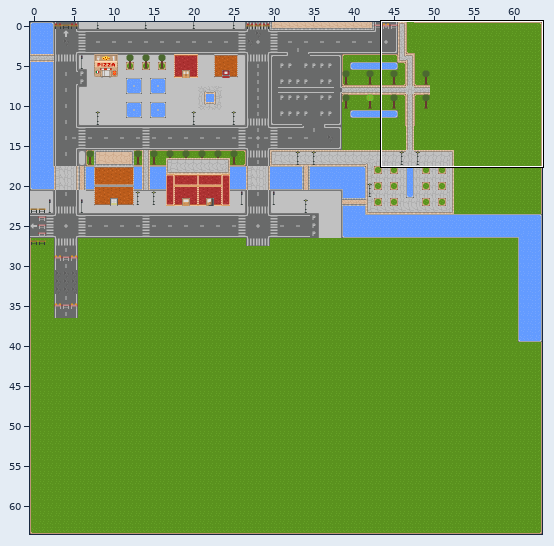
Two versions of a level (Tiled map (JSON), assets/map/map1.json). Above, an overview of the earlier version with the close-up marked.
Close-up. Before the edit:
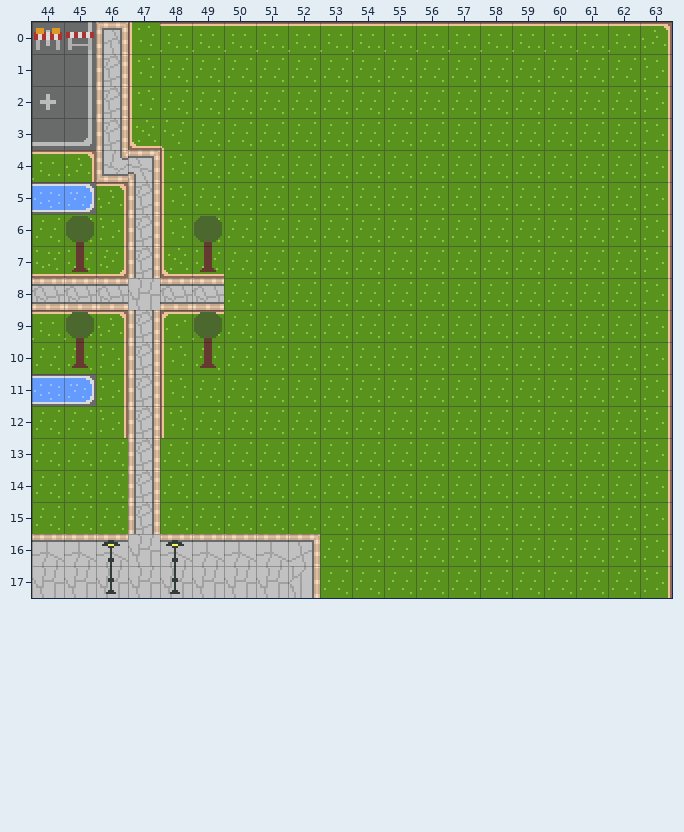
Cells are 16x16 px. Shown: x 44..63, y 0..17. The commit also changed other parts of the map, which this record leaves out. Tiles whose own drawing changed are shown in their newer look in all pictures.
After:
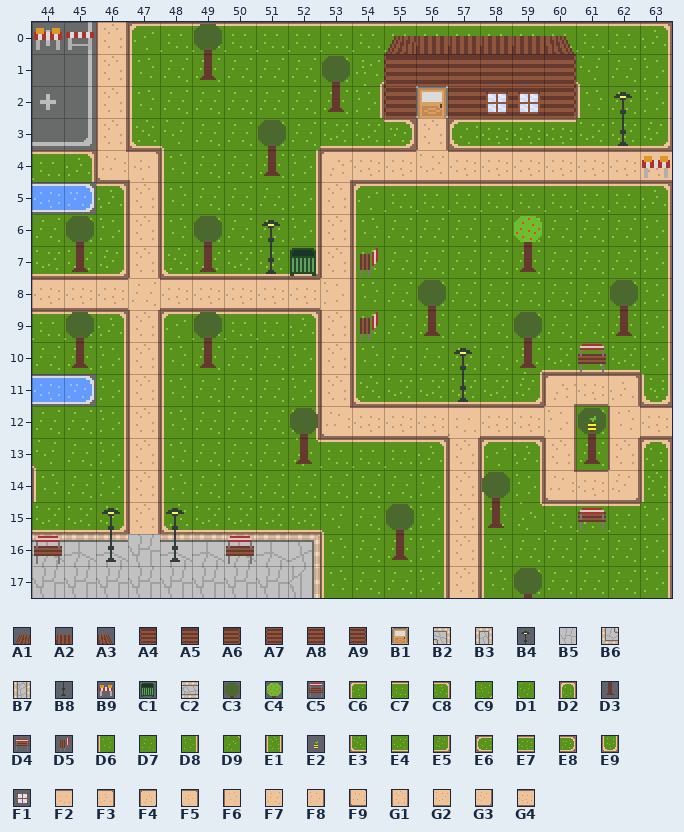
Key: from "tileset_map1": A1 72, A2 73, A3 74, A4 87, A5 88, A6 89, A7 102, A8 103, A9 104, B1 128, B2 154, B3 157, B4 158, B5 166, B6 168, B7 172, B8 173, B9 176, C1 178, C2 184, C3 188, C4 189, C5 190, C6 195, C7 196, C8 197, C9 200, D1 201, D2 202, D3 203, D4 205, D5 206, D6 210, D7 211, D8 212, D9 215, E1 217, E2 221, E3 225, E4 226, E5 227, E6 228, E7 229, E8 230, E9 232, F1 233, F2 286, F3 287, F4 288, F5 289, F6 300, F7 301, F8 302, F9 303, G1 307, G2 316, G3 317, G4 319.
__ is an empty cell.
Tiles replaced or removed in this view: B2, B3, B4, B5, B6, B7, B8, C2, D6, D7, D8.
Tiles of an added or newly shown layer are drawn over the layers below it.
The exact change:
Changed rows in their new state; .. is an unchanged cell.
Layer "Ground":
first column x 44:
 0 .. .. G1 C6 .. .. .. .. .. .. .. .. .. .. .. .. .. .. .. ..
 1 .. .. G1 .. .. .. .. .. .. .. C9 .. .. .. .. .. .. D1 .. ..
 2 .. .. G1 .. .. .. .. .. .. .. D8 E3 .. .. .. .. E5 D6 .. ..
 3 .. .. G1 .. .. .. .. .. .. E4 E4 E8 G1 E6 E7 E7 E7 E4 E4 E5
 4 .. .. F9 F5 .. .. .. .. D8 F4 G4 G4 G2 G4 G4 G4 G4 G4 G4 G4
 5 .. .. .. G1 .. .. .. .. D8 G1 C6 C7 C7 C7 C7 C7 C7 C7 C7 C8
 6 .. .. .. G1 .. .. .. .. D8 G1 D6 .. .. .. .. .. .. .. .. ..
 7 .. .. .. G1 .. .. E4 E4 E5 G1 D6 .. .. .. .. .. .. .. .. ..
 8 G4 G4 G4 F7 G4 G4 G4 G4 G4 F8 D6 .. .. .. .. .. .. .. .. ..
 9 .. .. .. G1 .. .. C7 C7 C8 G1 D6 .. .. .. .. .. .. .. .. ..
10 .. .. .. G1 .. .. .. .. D8 G1 D6 .. .. .. .. C9 E4 E4 E4 ..
11 .. .. .. G1 .. .. .. .. D8 G1 E3 E4 E4 E4 E4 E5 F4 G4 F3 E9
12 .. .. .. G1 .. .. .. .. D8 F9 G4 G4 G4 F2 G4 G4 F8 .. F6 G4
13 D1 .. D8 G1 D6 .. .. .. D9 C7 C7 C7 C8 G1 C6 C8 G1 .. G1 D2
14 D6 .. D8 G1 D6 .. .. .. .. .. .. .. D8 G1 D6 D8 F9 G4 G3 E1
15 E4 E4 E5 G1 E3 E4 E4 E4 E4 D1 .. .. D8 G1 D6 D9 C7 C7 C7 ..
16 .. .. .. .. .. .. .. .. .. D6 .. .. D8 G1 D6 .. .. .. .. ..
17 .. .. .. .. .. .. .. .. .. D6 .. .. D8 G1 D6 .. .. .. .. ..
Layer "Objects":
first column x 44:
 0 .. .. .. .. .. C3 .. .. .. .. .. A1 A2 A2 A2 A2 A3 .. .. ..
 1 .. .. .. .. .. D3 .. .. .. C3 .. A4 A5 A5 A5 A5 A6 .. .. ..
 2 .. .. .. .. .. .. .. .. .. D3 .. A7 B1 A8 A8 A8 A9 .. B4 ..
 3 .. .. .. .. .. .. .. C3 .. .. .. .. .. .. .. .. .. .. B8 ..
 4 .. .. .. .. .. .. .. D3 .. .. .. .. .. .. .. .. .. .. .. B9
 6 .. .. .. .. .. .. .. B4 .. .. .. .. .. .. .. C4 .. .. .. ..
 7 .. .. .. .. .. .. .. B8 C1 .. D5 .. .. .. .. D3 .. .. .. ..
 8 .. .. .. .. .. .. .. .. .. .. .. .. C3 .. .. .. .. .. C3 ..
 9 .. .. .. .. .. .. .. .. .. .. D5 .. D3 .. .. C3 .. .. D3 ..
10 .. .. .. .. .. .. .. .. .. .. .. .. .. B4 .. D3 .. C5 .. ..
11 .. .. .. .. .. .. .. .. .. .. .. .. .. B8 .. .. .. .. .. ..
12 .. .. .. .. .. .. .. .. C3 .. .. .. .. .. .. .. .. C3 .. ..
13 .. .. .. .. .. .. .. .. D3 .. .. .. .. .. .. .. .. D3 .. ..
14 .. .. .. .. .. .. .. .. .. .. .. .. .. .. C3 .. .. .. .. ..
15 .. .. B4 .. B4 .. .. .. .. .. .. C3 .. .. D3 .. .. D4 .. ..
16 C5 .. B8 .. B8 .. C5 .. .. .. .. D3 .. .. .. .. .. .. .. ..
17 .. .. __ .. __ .. .. .. .. .. .. .. .. .. .. C3 .. .. .. ..
Layer "Ornaments" (added):
first column x 58:
 2 F1 F1
first column x 61:
12 E2
